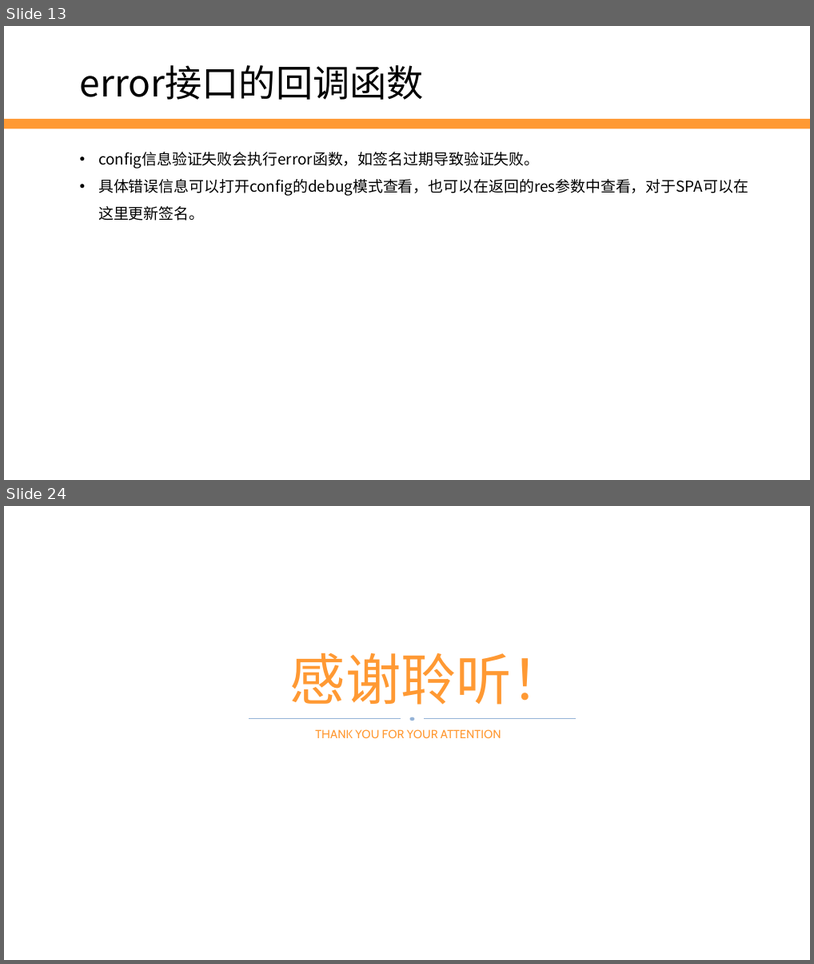
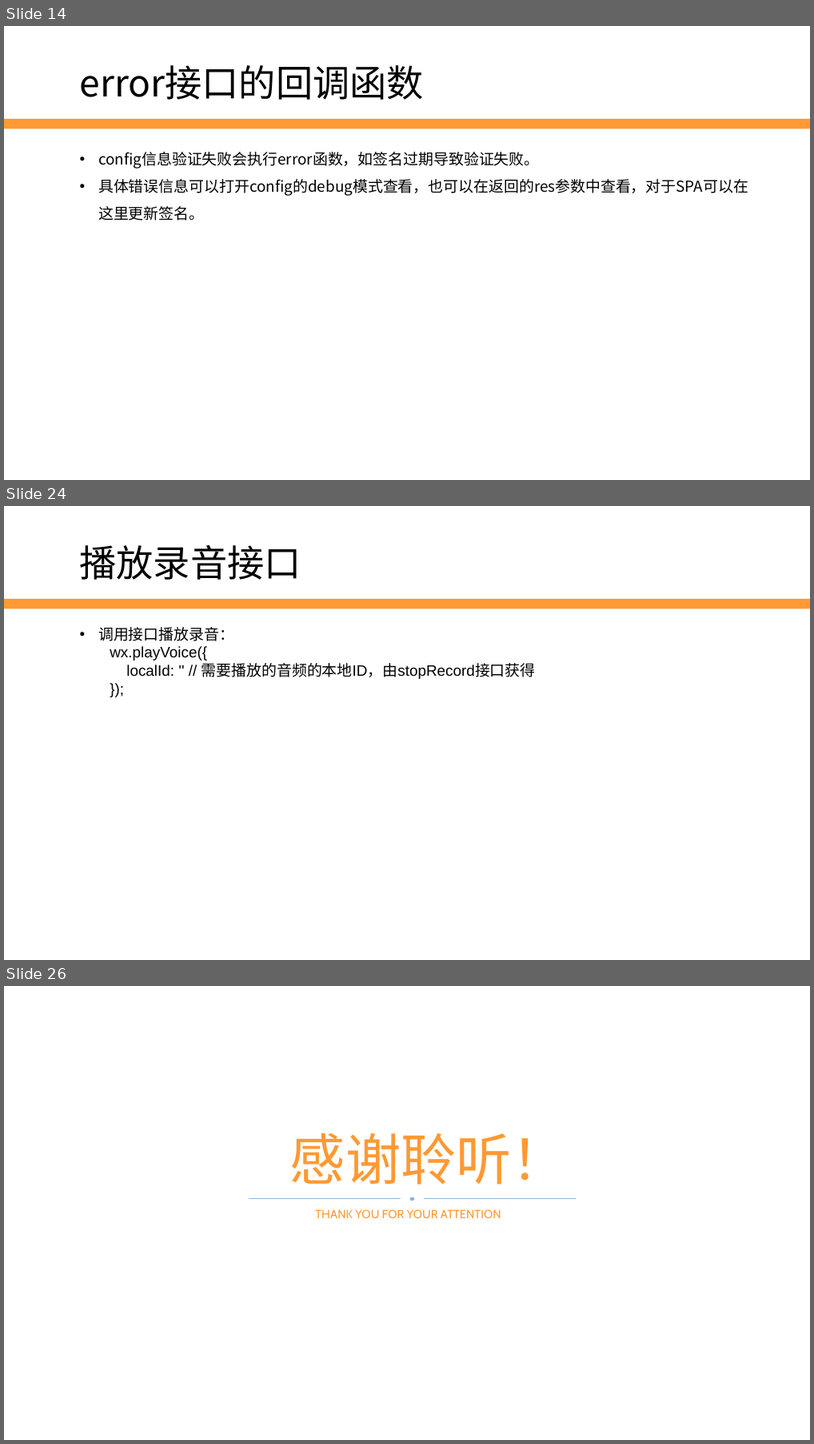
Before and after one commit to edu2act/2017-2018_1st_Wechat_Web_Programming, a slide deck: 课程ppt/第10讲 JS-SDK.pptx. Shown one above the other, each under a label of ours: slides 13 and 24 before the commit, slides 14, 24 and 26 after it; the slides between them are not shown. The pictures are 814x964 and 814x1444 pixels, drawn with LibreOffice and Linux fonts; fonts in the diff are those of the drawing; background and template pictures are left out. Boxes give left, top, right and bottom in pixels: in the first picture for what was removed or moved away, otherwise in the second. Text is boxed around its words. In the diff, an @@ line names an element or a change of style, - is before the commit and + after.

```diff
--- a/课程ppt/第10讲 JS-SDK.pptx
+++ b/课程ppt/第10讲 JS-SDK.pptx
@@ slide 24 added at (4,506,810,960), background #FFFFFF; not listed: 1 template element that a slide beside it also shows @@
@@ text added at (80,545,302,580), 44 pt, text #000000 @@
+播放录音接口
@@ text added at (98,627,536,679), 18 pt, text #000000 @@
+• 调用接口播放录音：
+  wx.playVoice({
+  localId: '' // 需要播放的音频的本地ID，由stopRecord接口获得
+  });
@@ what was slide 13 is now slide 14 @@
@@ what was slide 24 is now slide 26 @@
```
Also in this commit, not shown: 14 slides changed, 3 other slides added, 2 slides removed, 1 other file.
